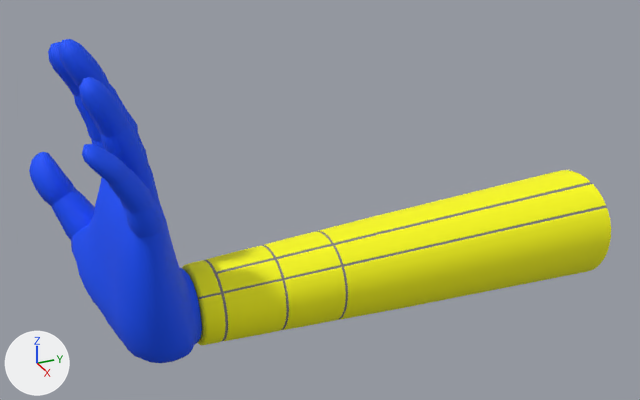
An edit to the FBX model Assets/Meshes/hand_animation.fbx, drawn before and after from the same camera.
One viewpoint serves both versions: a 50 mm lens placed at (0.453, -0.094, 0.307), pointed at (-0.021, 0.12, 0.07). Arrows for +X, +Y and +Z are at lower left; the lights stay in place. Where no turn or scale is listed for an object, it has been applied to the vertices.
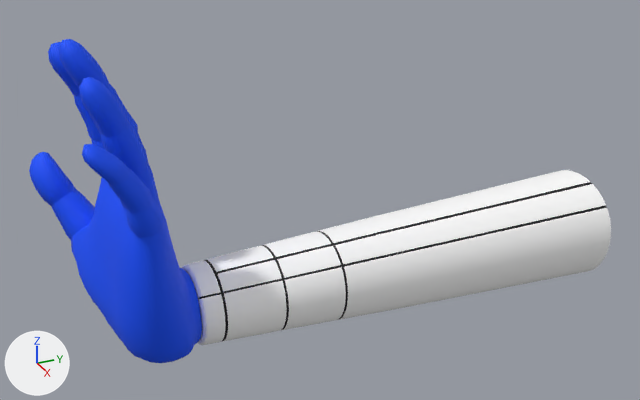
Edits to the bpy script that builds the scene:
```text
Change mat_blinn3:
    mat_blinn3.base_color: (1.0, 1.0, 0.0) -> (1.0, 1.0, 1.0)  # yellow #ffff00 -> white #ffffff
Change mat_blinn4:
    mat_blinn4.base_color: (0.221, 0.221, 0.221) -> (0.0, 0.0, 0.0)  # grey #818181 -> black #000000
```

Boxes [x1, y1, x2, y2] around the edits, measured in the pictures (640 x 400 px):
'polySurface2', recoloured (yellow to white): [182, 170, 611, 345] in both
